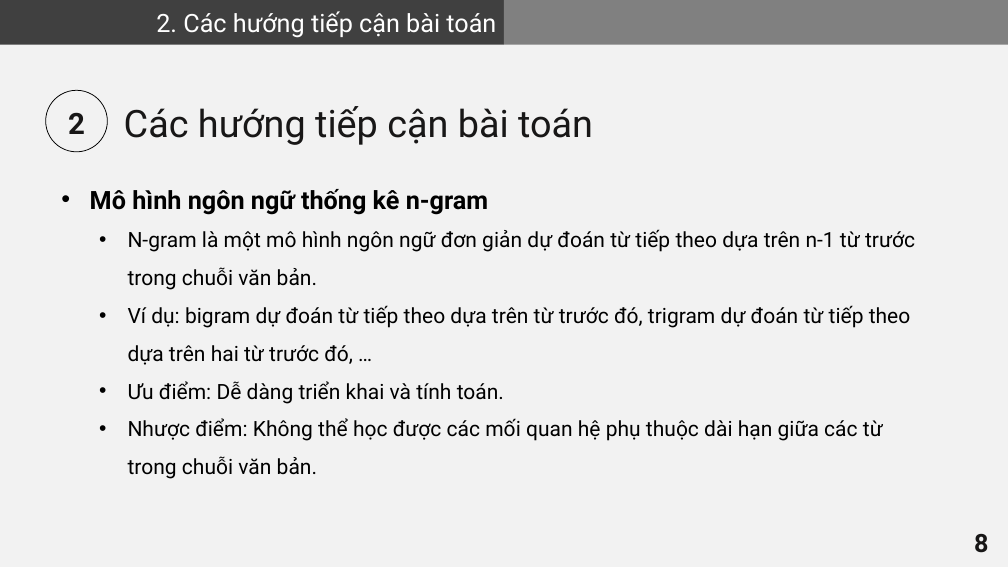
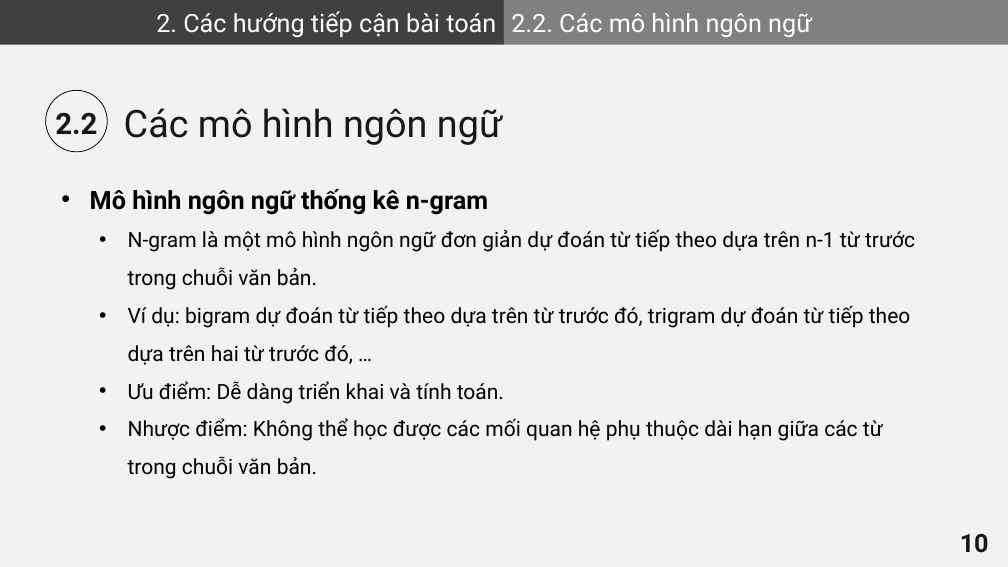
Before and after one commit to VHSkillPro/next-word-prediction, a slide deck: slide 10 of report.pptx (slide 8 before the commit). Drawn at 1008x567 pixels with LibreOffice and Linux fonts; fonts in the diff are those of the drawing. Boxes give left, top, right and bottom in pixels: in the first picture for what was removed or moved away, otherwise in the second. Text is boxed around its words. In the diff, an @@ line names an element or a change of style, - is before the commit and + after.

```diff
--- a/report.pptx
+++ b/report.pptx
@@ text in rectangle at bbox=[511, 13, 812, 37]: text added @@
+2.2. Các mô hình ngôn ngữ
@@ text at bbox=[55, 112, 97, 134]: text changed @@
-2
+2.2
@@ text at bbox=[124, 108, 502, 145]: text changed @@
-Các hướng tiếp cận bài toán
+Các mô hình ngôn ngữ
@@ page number at bbox=[960, 534, 989, 553]: text changed @@
-8
+10
```
Also in this commit, not shown: 12 other slides changed, 29 slides added.
